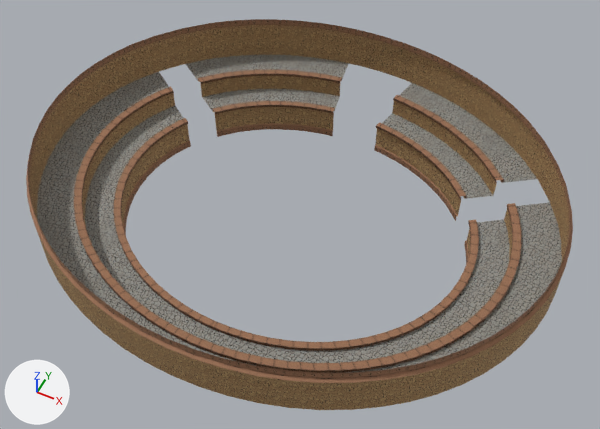
An edit to the FBX model Assets/Meshes/ENV_COLISEUM_01.FBX, drawn before and after from the same camera.
Both versions are drawn from a 50 mm lens placed at (33.5, -65.1, 85.6), pointed at (1.5, -0.9, 5.5). The lights are fixed; the arrows at lower left show +X, +Y and +Z. Where no turn or scale is listed for an object, it has been applied to the vertices.

The first picture shows 'ENV_COLISEUM_01'.
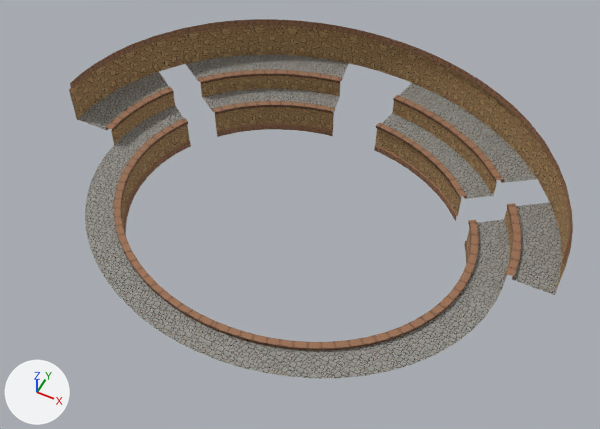
Pixel boxes (x1, y1, x2, y2) of what changed, in the pictures (600 x 429 px):
'ENV_COLISEUM_01', reshaped (8% narrower, 8% shorter)
    before: (26, 19, 573, 410)
    after: (69, 19, 573, 378)
part 1 of me_mesh, deleted
    before: (26, 84, 566, 410)
part 2 of me_mesh, surface changed
    both: (69, 26, 565, 263)

What the commit changed:
me_mesh is used by ob_env_coliseum_01; location (0.0, 0.0, 0.0).
me_mesh had 1348 vertices, 1230 faces and spanned x -34.3..34.3, y -29.1..29.1, z 0.0..13.5.
me_mesh now has 1007 vertices, 878 faces and spans x -34.3..34.3, y -24.1..29.1, z 0.0..13.5.
me_mesh part 1: 341 vertices removed from x -34.1..34.1, y -29.1..-2.3, z 6.8..13.5.
me_mesh part 2: 104 kept faces spanning x -34.3..34.3, y -20.2..29.1, z 1.1..12.3 get new texture (UV) coordinates.
